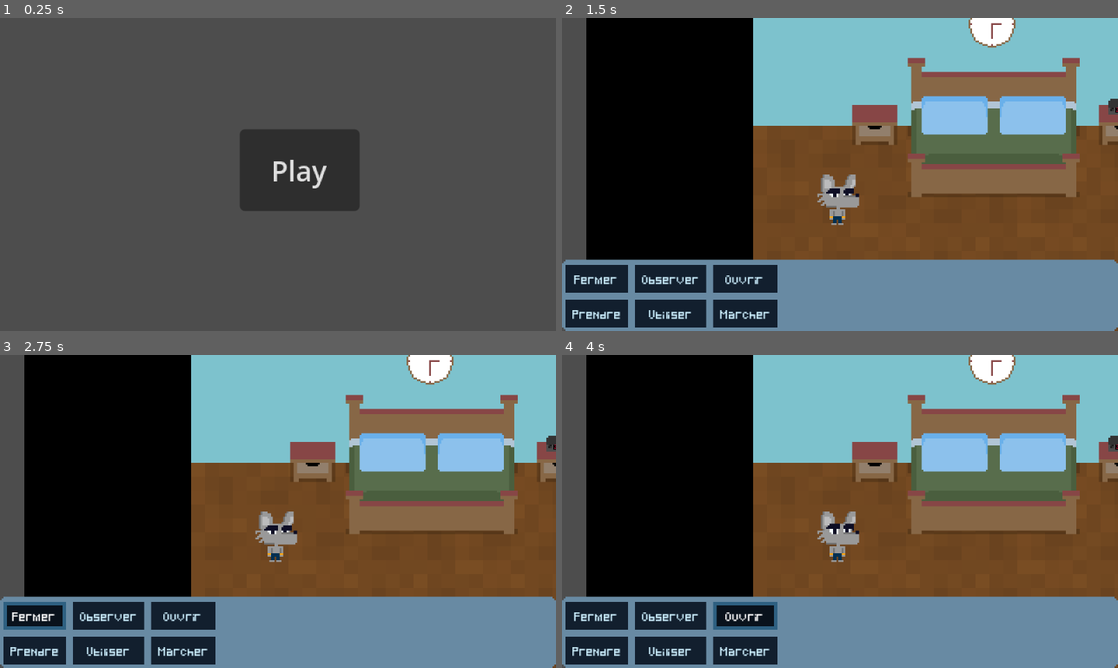
Above: before the commit, frames 1-4 (two rows, left to right).
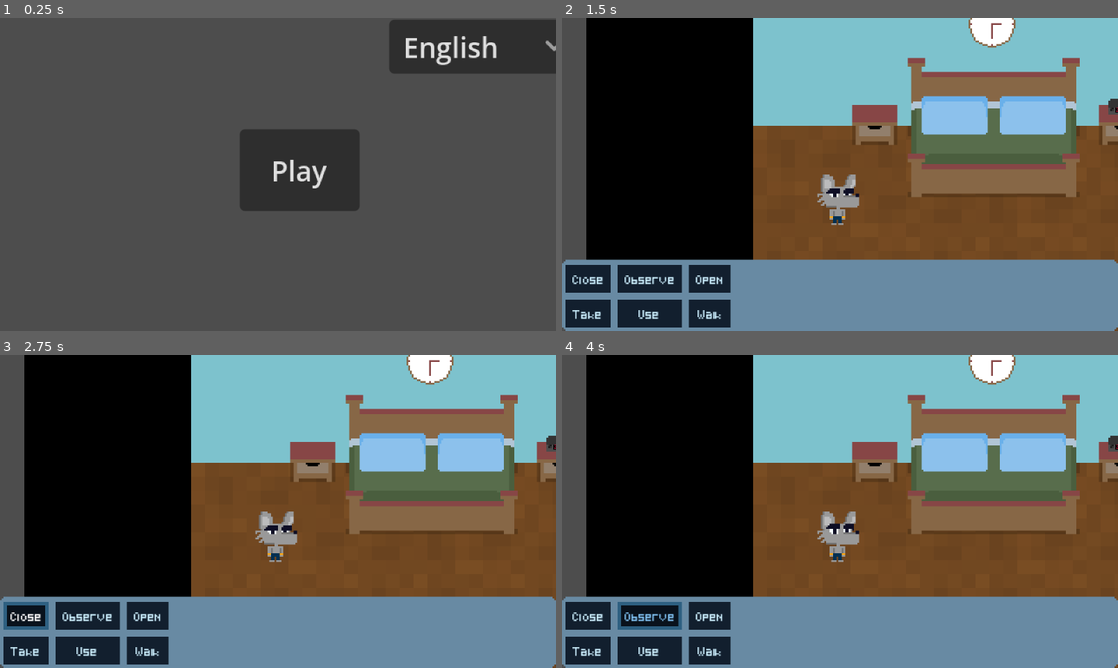
Above: after the commit, the same moments.

Repository: imikado/dupotLittleEscape2
Game: Godot game, scene res://screens/menu.tscn
The game is run twice, just before and just after one commit, with the same random seed, the same clock (stepped at 60 frames per second) and the same inputs.
Inputs (mouse positions are in pixels of both pictures, inside the frame that each line leads up to):
- Up to frame 1 (0.25 s): no input
- Up to frame 2 (1.5 s): click (1040, 46) at 0.5 s, where only the run after the commit has a clickable "English"; click "Play" at 1.25 s
- Up to frame 3 (2.75 s): click (33, 614) at 2 s, where only the run before the commit has a clickable "Fermer"
- Up to frame 4 (4 s): click (673, 614) at 2.75 s, where only the run before the commit has a clickable "Observer"; click (745, 614) at 3.5 s, where only the run before the commit has a clickable "Ouvrir"

The runs differ from the first frame. In frame 1, 5.0% of the frame differs, in the area x 70-100%, y 0-18%; in frame 2, 3.1%; in frame 3, 3.2%; in frame 4, 3.6%.

Commit message:
migrate translation

Diff:
--- a/autoload/GlobalI18n.gd
+++ b/autoload/GlobalI18n.gd
@@ -1,17 +1,12 @@
 extends Node
 
-const LANG_FR="fr"
-const LANG_EN="en"
+const LANG_FR = "fr"
+const LANG_EN = "en"
 
-var lang=LANG_FR
-var trad_fr_list={
-	GlobalPlayer.ACTION_CLOSE:"Fermer",
-	GlobalPlayer.ACTION_OPEN:"Ouvrir",
-	GlobalPlayer.ACTION_OBSERVE:"Observer",
-	GlobalPlayer.ACTION_TAKE:"Prendre",
-	GlobalPlayer.ACTION_USE:"Utiliser",
-	GlobalPlayer.ACTION_WALK:"Marcher"
+var langList:Dictionary={
+	0:LANG_FR,
+	1:LANG_EN
 }
 
-func translate(key:String)->String:
-	return trad_fr_list[key]
+func set_lang(index:int):
+	TranslationServer.set_locale(langList[index])
--- a/game/abstracts/furniture_abstract.gd
+++ b/game/abstracts/furniture_abstract.gd
@@ -58,10 +58,10 @@
 		_sprite.modulate = Color.WHITE
 
 func on_action_selected(_action: String):
-	GlobalEvents.player_say.emit("I don't think so")
+	player_say("I don't think so")
 
 func player_say(message: String) -> void:
-	GlobalEvents.player_say.emit(message)
+	GlobalEvents.player_say.emit(tr(message))
 
 func set_id(id: String):
 	_id = id
--- a/game/actors/player/player.gd
+++ b/game/actors/player/player.gd
@@ -83,7 +83,7 @@
 		if action_list[action_key_loop]:
 			var new_button_loop: Button = Button.new()
 			new_button_loop.toggle_mode = true
-			new_button_loop.text = GlobalI18n.translate(action_key_loop)
+			new_button_loop.text = tr(action_key_loop)
 			new_button_loop.pressed.connect(start_action.bind(action_key_loop))
 			actionGrid.add_child(new_button_loop)
 
--- a/game/rooms/bedroom/bedside_table.gd
+++ b/game/rooms/bedroom/bedside_table.gd
@@ -63,7 +63,7 @@
 
 func open_drawer():
 	if is_opened_state():
-		GlobalEvents.player_say.emit("Already opened")
+		player_say("Already opened")
 		return
 	var anim: String = ANIM_OPEN
 	if has_clue():
@@ -76,7 +76,7 @@
 
 func close_drawer():
 	if not is_opened_state():
-		GlobalEvents.player_say.emit("Already closed")
+		player_say("Already closed")
 		return
 	var anim: String = ANIM_CLOSE
 	if has_clue():
--- a/game/rooms/shared/door.gd
+++ b/game/rooms/shared/door.gd
@@ -24,7 +24,7 @@
 
 func close_door():
 	if not opened:
-		GlobalEvents.player_say.emit("Already closed")
+		player_say("Already closed")
 		return
 	pass
 
@@ -33,4 +33,4 @@
 		return open_door()
 	elif action == GlobalPlayer.ACTION_CLOSE:
 		return close_door()
-	GlobalEvents.player_say.emit("I don't think so")
+	player_say("I don't think so")
--- /dev/null
+++ b/locales/translations.csv
@@ -0,0 +1,19 @@
+keys,en,fr
+action_open,Open,Ouvrir
+action_close,Close,Fermer
+action_observe,Observe,Observer
+action_take,Take,Prendre
+action_use,Use,Utiliser
+action_walk,Walk,Marcher
+Play,Play,Jouer
+I don't think so,I don't think so,Je ne pense pas
+Already opened,Already opened,Déjà ouvert
+Already closed,Already closed,Déjà fermé
+The door need a key,The door need a key,La porte a besoin d'une clé
+I take this clue,I take this clue,Je prends cet indice
+It is a bedside table with a drawer ?,It is a bedside table with a drawer ?,C'est une table de chevet avec un tiroir ?
+"It is a cupboard, maybe something inside ?","It is a cupboard, maybe something inside ?","C'est une armoire, il y a peut-être quelque chose à l'intérieur ?"
+Cupboard already opened,Cupboard already opened,L'armoire est déjà ouverte
+Cupboard already closed,Cupboard already closed,L'armoire est déjà fermée
+It is a simple bed,It is a simple bed,C'est un simple lit
+On this clock it is 15:30,On this clock it is 15:30,Il est 15h30 sur cette horloge
--- a/project.godot
+++ b/project.godot
@@ -27,6 +27,11 @@
 GlobalPlayer="*uid://crf68ttyagj"
 GlobalGame="*uid://jtnlb331h6vx"
 
+[internationalization]
+
+locale/translations=PackedStringArray("res://locales/translations.fr.translation", "res://locales/translations.en.translation")
+locale/fallback="fr"
+
 [display]
 
 window/size/viewport_width=320
--- a/screens/menu.gd
+++ b/screens/menu.gd
@@ -1,6 +1,18 @@
 extends Node2D
 
+@onready var buttonPlay:Button=$Button
 
+func _ready() -> void:
+	build()
 func _on_button_pressed() -> void:
 	GlobalGame.open_room(GlobalGame.ROOM_BEDROOM)
 	pass # Replace with function body.
+
+
+func build():
+	buttonPlay.text=tr('Play')
+
+
+func _on_option_button_item_selected(index: int) -> void:
+	GlobalI18n.set_lang(index)
+	pass # Replace with function body.
--- a/screens/menu.tscn
+++ b/screens/menu.tscn
@@ -12,4 +12,17 @@
 offset_bottom = 111.0
 text = "Play"
 
+[node name="OptionButton" type="OptionButton" parent="." unique_id=1126237309]
+offset_left = 224.0
+offset_top = 1.0
+offset_right = 321.0
+offset_bottom = 32.0
+selected = 1
+item_count = 2
+popup/item_0/text = "Français"
+popup/item_0/id = 0
+popup/item_1/text = "English"
+popup/item_1/id = 1
+
 [connection signal="pressed" from="Button" to="." method="_on_button_pressed"]
+[connection signal="item_selected" from="OptionButton" to="." method="_on_option_button_item_selected"]
